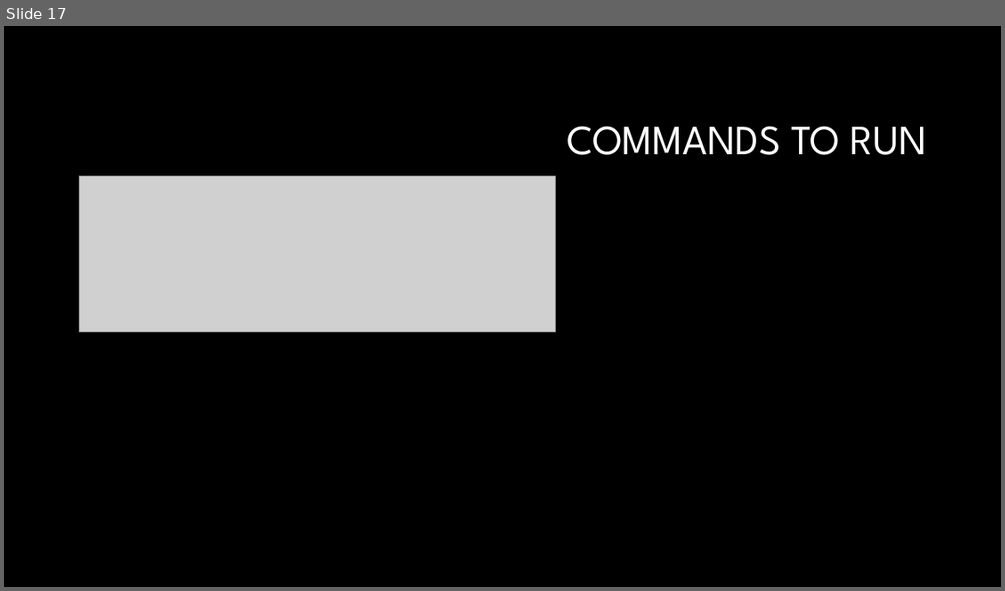
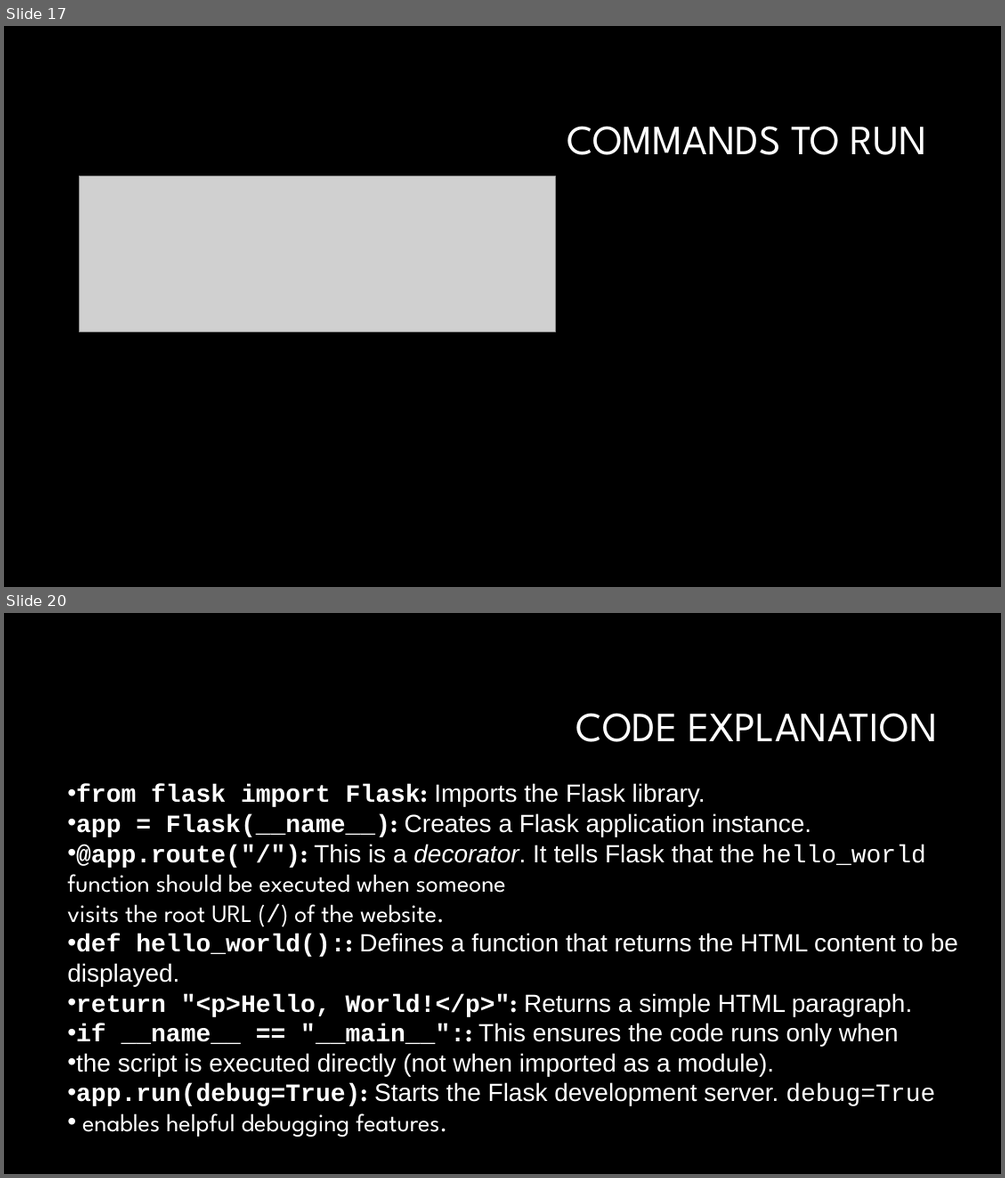
Before and after one commit to LuyangYin1/Python-for-everyone, a slide deck: Class-2/Class – 2.pptm. Shown one above the other, each under a label of ours: slide 17 before the commit, slides 17 and 20 after it; the slides between them are not shown. The pictures are 1005x591 and 1005x1178 pixels, drawn with LibreOffice and Linux fonts; fonts in the diff are those of the drawing; grey boxes stand for pictures; background and template pictures are left out. Boxes give left, top, right and bottom in pixels: in the first picture for what was removed or moved away, otherwise in the second. Text is boxed around its words. In the diff, an @@ line names an element or a change of style, - is before the commit and + after.

Commit message:
website changes

```diff
--- a/Class-2/Class – 2.pptm
+++ b/Class-2/Class – 2.pptm
@@ slide 20 added at (4,613,1001,1174), background #000000 @@
@@ title added at (576,713,937,742), 40 pt, text #FFFFFF @@
+CODE EXPLANATION
@@ text added at (67,783,958,1136), 24 pt, text #FFFFFF @@
+• from flask import Flask: Imports the Flask library.
+• app = Flask(__name__): Creates a Flask application instance.
+• @app.route("/"): This is a decorator. It tells Flask that the hello_world
+function should be executed when someone
+visits the root URL (/) of the website.
+• def hello_world():: Defines a function that returns the HTML content to be displayed.
+• return "<p>Hello, World!</p>": Returns a simple HTML paragraph.
+• if __name__ == "__main__":: This ensures the code runs only when
+• the script is executed directly (not when imported as a module).
+• app.run(debug=True): Starts the Flask development server. debug=True
+• enables helpful debugging features.
```
Also in this commit, not shown: 2 other slides added, 3 other files.
